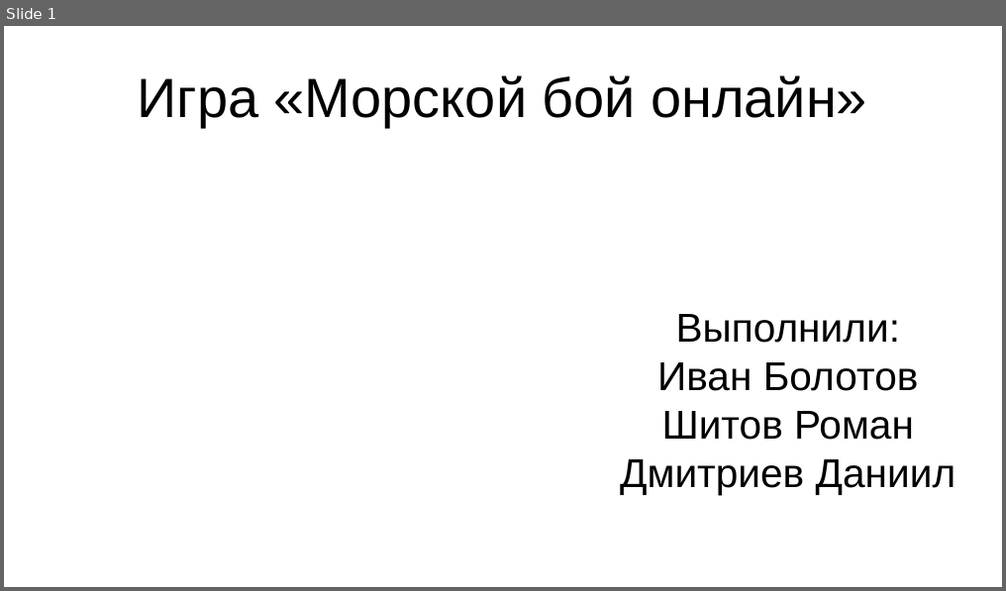
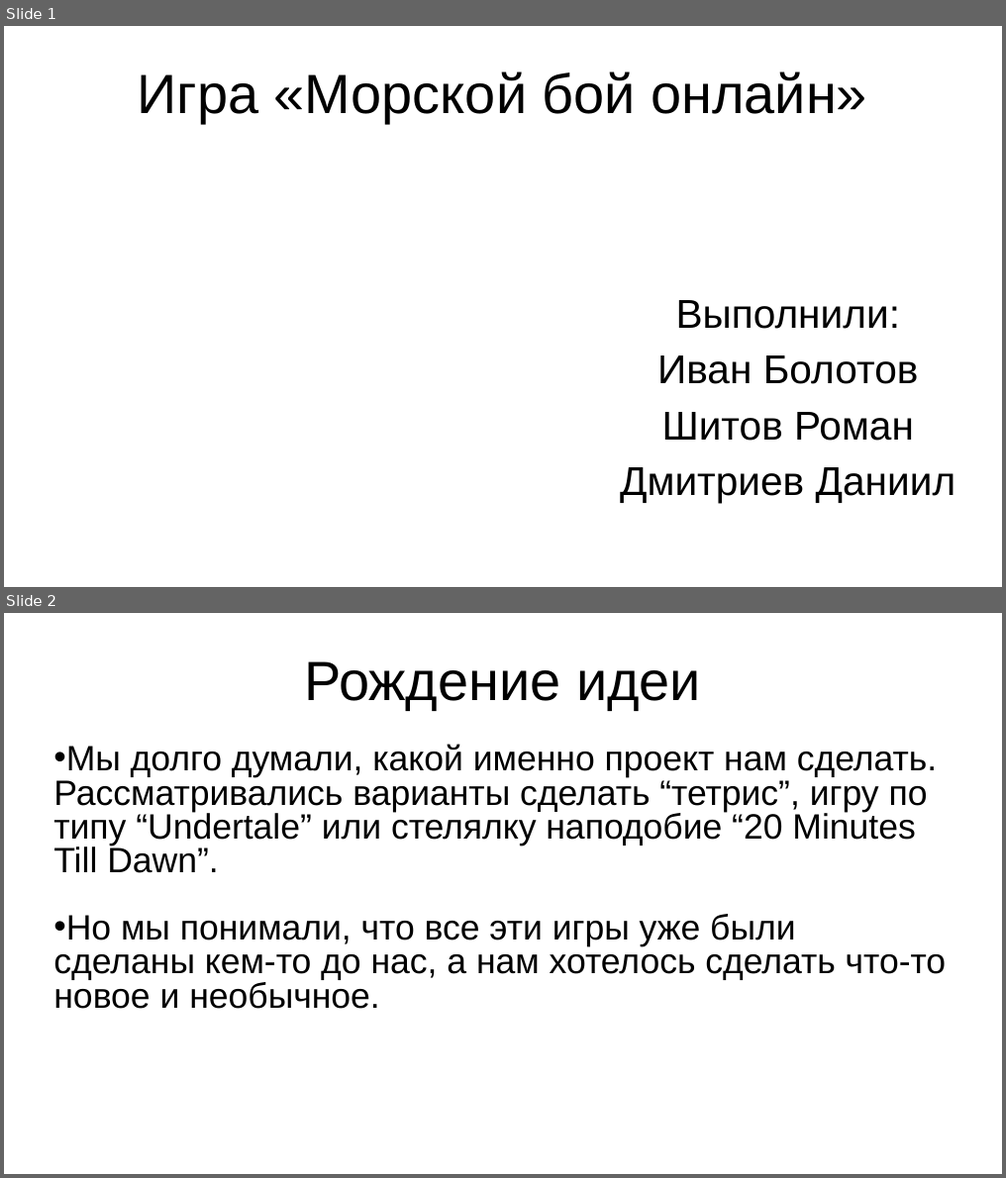
Before and after one commit to Ivan-Bolotov/PygameProject, a slide deck: Презентация.pptx. Shown one above the other, each under a label of ours: slide 1 before the commit, slides 1 and 2 after it. The pictures are 1006x591 and 1006x1178 pixels, drawn with LibreOffice and Linux fonts; fonts in the diff are those of the drawing. Boxes give left, top, right and bottom in pixels: in the first picture for what was removed or moved away, otherwise in the second. Text is boxed around its words. In the diff, an @@ line names an element or a change of style, - is before the commit and + after.

Commit message:
Пояснительная записка и Презентация были отредактированы.

```diff
--- a/Презентация.pptx
+++ b/Презентация.pptx
@@ slide 2 added at (4,613,1002,1174), background #FFFFFF @@
@@ title added at (304,662,701,709), 44 pt, text #000000 @@
+Рождение идеи
@@ text added at (54,744,946,1009), 28 pt, text #000000 @@
+• Мы долго думали, какой именно проект нам сделать. Рассматривались варианты сделать “тетрис”, игру по типу “Undertale” или стелялку наподобие “20 Minutes Till Dawn”.
+• Но мы понимали, что все эти игры уже были сделаны кем-то до нас, а нам хотелось сделать что-то новое и необычное.
@@ slide 1 changed as well @@
@@ title "Игра «Морской бой онлайн»" at (138,72,867,122): line spacing 1 to 0.9 @@
@@ subtitle "Выполнили:" at (620,300,956,503): indent changed; line spacing 1 to 0.9; more space between paragraphs @@
```
Also in this commit, not shown: 6 other slides added, 1 other file.
